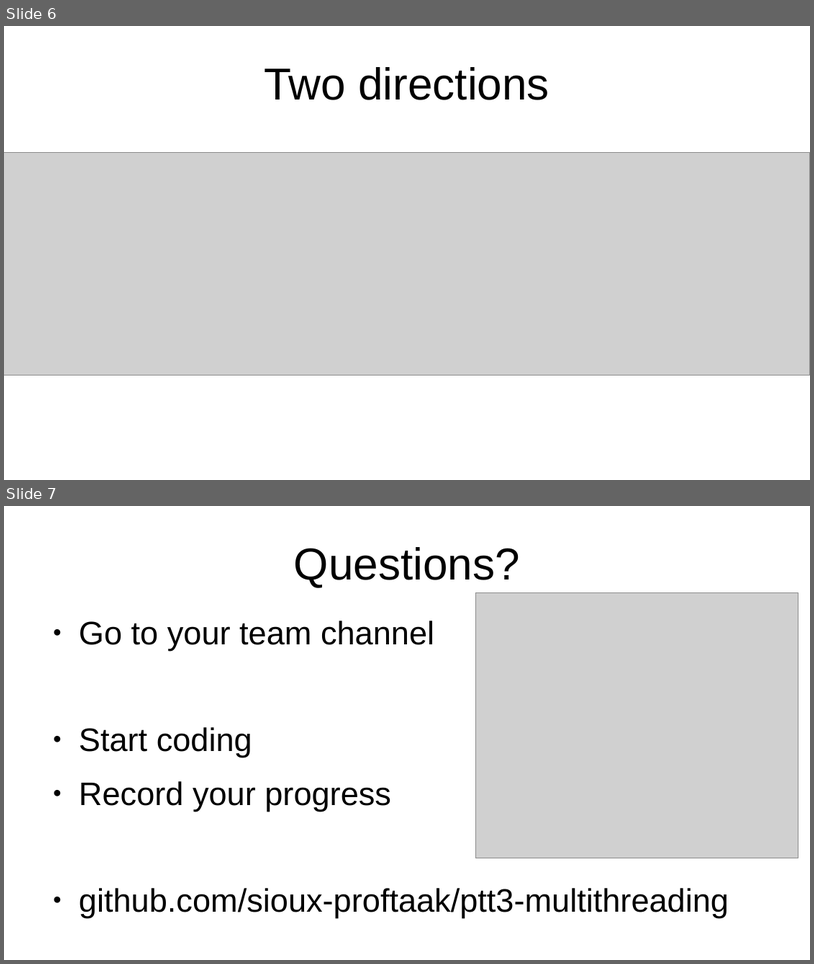
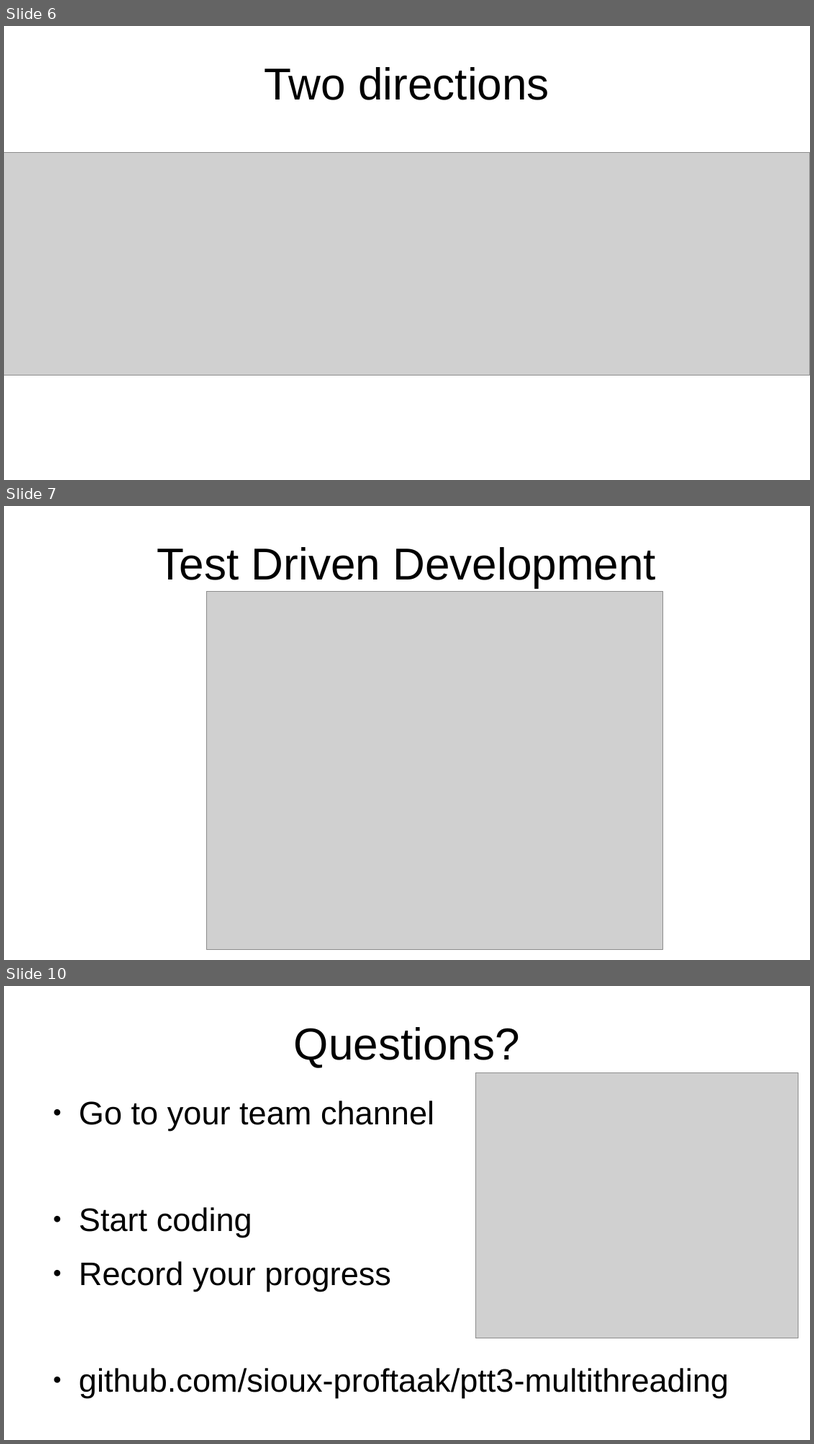
Before and after one commit to kees-jan/ptt3-multithreading, a slide deck: doc/Multithreading workshop.odp. Shown one above the other, each under a label of ours: slides 6 and 7 before the commit, slides 6, 7 and 10 after it; the slides between them are not shown. The pictures are 814x964 and 814x1444 pixels, drawn with LibreOffice and Linux fonts; fonts in the diff are those of the drawing; grey boxes stand for pictures. Boxes give left, top, right and bottom in pixels: in the first picture for what was removed or moved away, otherwise in the second. Text is boxed around its words. In the diff, an @@ line names an element or a change of style, - is before the commit and + after.

```diff
--- a/doc/Multithreading workshop.odp
+++ b/doc/Multithreading workshop.odp
@@ slide 7 added at (4, 506, 810, 960), background #FFFFFF @@
@@ title added at (157, 547, 656, 587), 44 pt, text #000000 @@
+Test Driven Development
@@ picture added at (207, 591, 664, 949) @@
@@ what was slide 7 is now slide 10 @@
```
Also in this commit, not shown: 1 slide changed, 2 other slides added, 2 other files.
